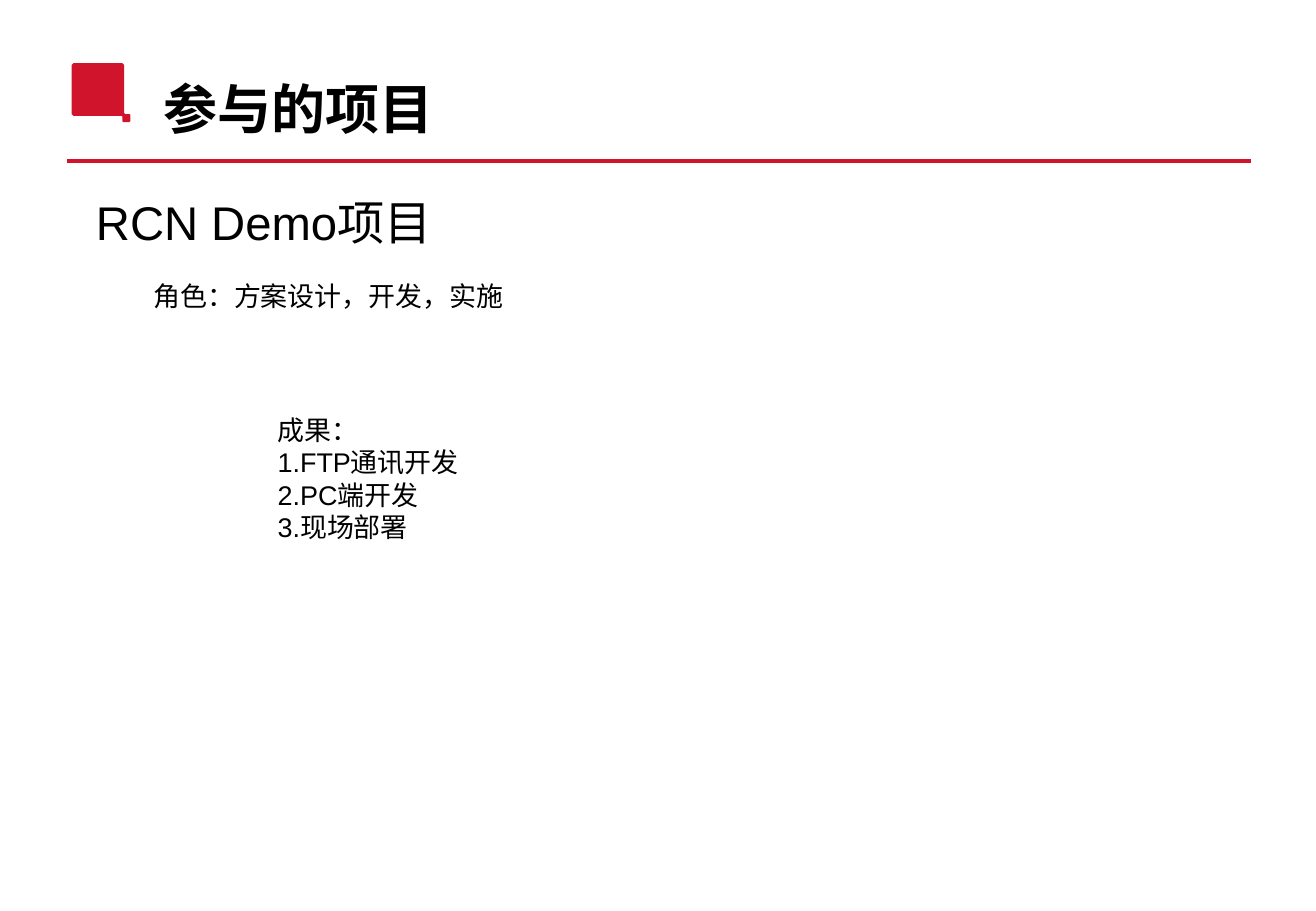
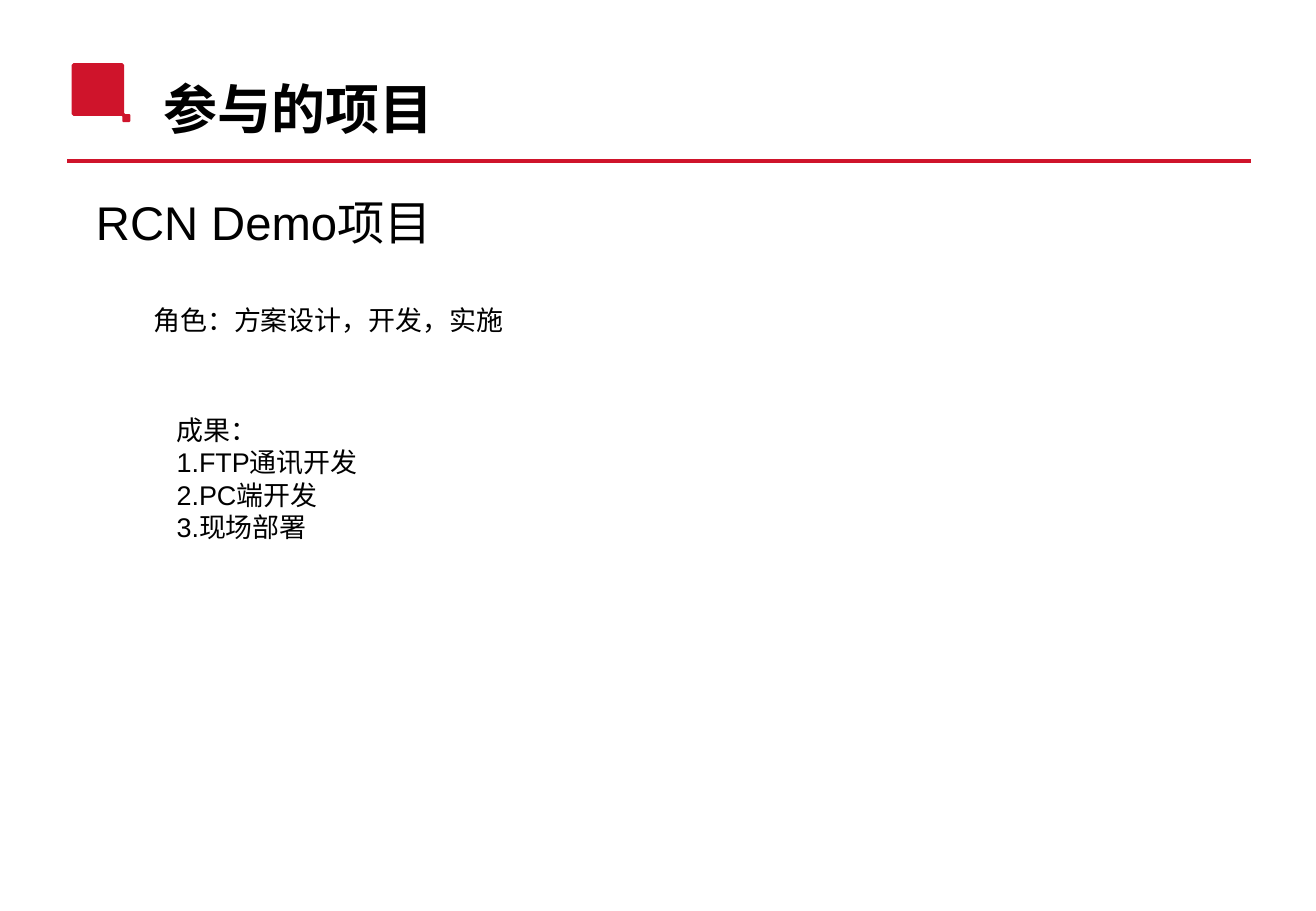
Before and after one commit to boyuanH/MyDocs, a slide deck: slide 6 of MyWorks/升职/Promotion.pptx. Drawn at 1316x911 pixels with LibreOffice and Linux fonts; fonts in the diff are those of the drawing; background and template pictures are left out. Boxes give left, top, right and bottom in pixels: in the first picture for what was removed or moved away, otherwise in the second. Text is boxed around its words. In the diff, an @@ line names an element or a change of style, - is before the commit and + after.

```diff
--- a/MyWorks/升职/Promotion.pptx
+++ b/MyWorks/升职/Promotion.pptx
@@ text "角色：方案设计，开发，实施" moved from (x1=153, y1=283, x2=503, y2=309) to (x1=153, y1=307, x2=503, y2=333) @@
@@ text "成果：" moved from (x1=278, y1=417, x2=459, y2=539) to (x1=177, y1=417, x2=358, y2=539) @@
```
Also in this commit, not shown: 3 other slides changed, 1 slide added, 2 slides removed, 1 other file.
